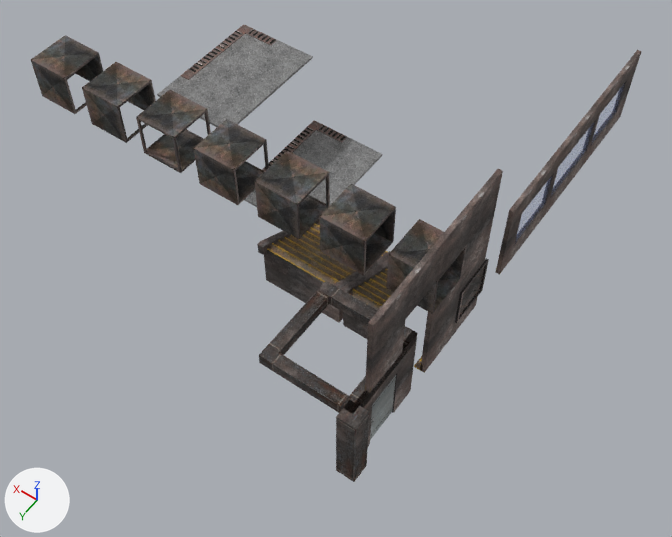
One commit to the glTF model assets/environment/wall_vents_v2.glb: the scene before it, then after it.
Rendered twice from a 50 mm camera at (-8.4, 18.8, 31.4) aimed at (5.8, -1.2, 0.0). The axes (+X, +Y, +Z) are drawn at lower left. The lights are the same throughout. Where no turn or scale is listed for an object, it has been applied to the vertices.

The scene before the commit, as lines of its bpy script (objects in view):
```python
me_cube_011 = bpy.data.meshes.new('Cube.011')
me_cube_011.from_pydata(...)  # 326 vertices, 420 faces; spans x -0.05..0.05, y -0.9..0.9, z -0.9..0.9
me_cube_011.materials.append(mat_texture_atlas)  # picture img_texture_atlas_001
me_cube_016 = bpy.data.meshes.new('Cube.016')
me_cube_016.from_pydata(...)  # a box spanning x -1.0..1.0, y -1.0..1.0, z 3.9..4.0
me_cube_016.materials.append(mat_texture_atlas)  # picture img_texture_atlas_001
me_cube_025 = bpy.data.meshes.new('Cube.025')
me_cube_025.from_pydata(...)  # a box spanning x -1.0..1.0, y -1.0..1.0, z 0.0..0.1
me_cube_025.materials.append(mat_texture_atlas)  # picture img_texture_atlas_001
ob_ceiling_003 = bpy.data.objects.new('Ceiling_003', me_cube_016)
ob_ceiling_003.location = (13.0, -7.0, 0.0)
ob_floor_002 = bpy.data.objects.new('Floor_002', me_cube_025)
ob_floor_002.location = (9.0, -5.0, 0.0)
ob_vent_cover = bpy.data.objects.new('Vent_Cover', me_cube_011)
ob_vent_cover.location = (-0.9, 0.0, 5.0)
# also in view: 'Stairs_Skinny_Long_001' at (3.0, -0.9, 1.2); 'Ceiling_004' at (15.0, -7.0, 3.9); 'Vent_Tri' at (7.0, 0.0, 5.0); 'Wall_Window_001' at (0.1, -7.0, 2.0); 'Vent_Down_002' at (19.0, 0.0, 5.0)
```
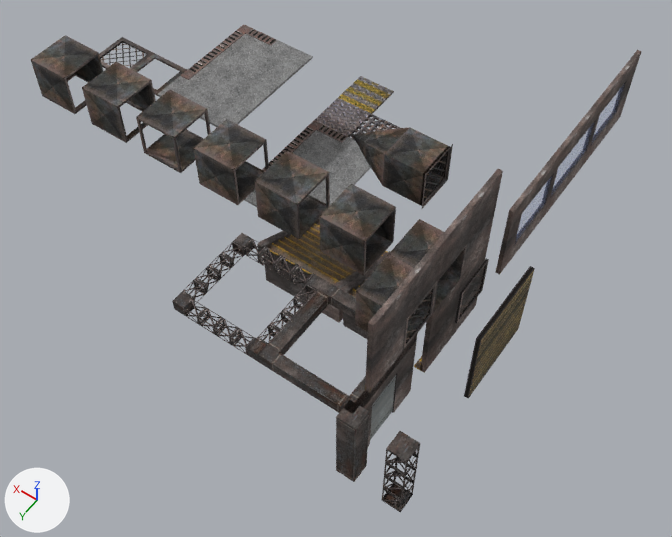
The edits, one by one:
Mesh me_cube_041 is new.
It has 32 vertices, 64 faces and spans x -1.0..1.0, y -1.0..1.0, z 3.9..4.0.
It uses material mat_texture_atlas (picture img_texture_atlas_001).
Mesh me_cube_044 is new.
It has 342 vertices, 452 faces and spans x -1.0..1.0, y -1.0..1.0, z 0.0..2.0.
It uses material mat_texture_atlas (picture img_texture_atlas_001).
Mesh me_cube_039 is new.
It has 353 vertices, 465 faces and spans x -1.0..1.0, y -1.0..1.0, z 3.9..4.0.
It uses material mat_texture_atlas (picture img_texture_atlas_001).
Mesh me_cube_032 is new.
It has 359 vertices, 480 faces and spans x -1.0..3.0, y -1.0..1.0, z 0.0..2.0.
It uses material mat_texture_atlas (picture img_texture_atlas_001).
Mesh me_cube_043 is new.
It has 80 vertices, 176 faces and spans x -1.0..3.0, y -3.0..1.0, z 3.5..4.0.
It uses material mat_texture_atlas (picture img_texture_atlas_001).
Mesh me_cube_040 is new.
It has 20 vertices, 36 faces and spans x -1.4..-0.6, y 0.6..1.4, z 0.0..4.0.
It uses material mat_texture_atlas (picture img_texture_atlas_001).
Mesh me_cube_037 is new.
It is a box spanning x -1.0..1.0, y -1.0..1.0, z 0.0..0.1.
It uses material mat_texture_atlas (picture img_texture_atlas_001).
Mesh me_cube_036 is new.
It is a box spanning x -1.0..1.0, y -1.0..1.0, z 0.0..0.1.
It uses material mat_texture_atlas (picture img_texture_atlas_001).
Mesh me_cube_035 is new.
It is a box spanning x -1.0..1.0, y -1.0..1.0, z 0.0..0.1.
It uses material mat_texture_atlas (picture img_texture_atlas_001).
Mesh me_cube_030 is new.
It is a box spanning x -1.0..-0.8, y -3.0..1.0, z 0.0..4.0.
It uses material mat_texture_atlas (picture img_texture_atlas_001).
Object 'Vent_Down_Cover_Open' (ob_vent_down_cover_open) is new; it shows me_cube_041.
Its location is (17.0, -3.0, 0.0).
Object 'Vent_Tunnel_Closed' (ob_vent_tunnel_closed) is new; it shows me_cube_044.
Its location is (1.0, 2.0, 4.0).
Object 'Vent_Down_Cover_Closed' (ob_vent_down_cover_closed) is new; it shows me_cube_039.
Its location is (19.0, -3.0, 0.0).
Object 'Vent_DeadEnd_Fake' (ob_vent_deadend_fake) is new; it shows me_cube_032.
Its location is (4.0, -4.0, 4.0).
Object 'Ceiling_Trim_002' (ob_ceiling_trim_002) is new; it shows me_cube_043.
Its location is (5.0, 5.0, 0.0).
Object 'Column_002' (ob_column_002) is new; it shows me_cube_040.
Its location is (-1.0, 5.0, 0.0).
Object 'Floor_009' (ob_floor_009) is new; it shows me_cube_037.
Its location is (11.0, -11.0, 0.0).
Object 'Floor_008' (ob_floor_008) is new; it shows me_cube_036.
Its location is (11.0, -9.0, 0.0).
Object 'Floor_007' (ob_floor_007) is new; it shows me_cube_035.
Its location is (9.0, -9.0, 0.0).
Object 'Wall_002' (ob_wall_002) is new; it shows me_cube_030.
Its location is (-1.0, 0.0, 0.0).

Boxes (x1, y1, x2, y2) around the edits, measured in the pictures (672 x 537 px):
'Vent_DeadEnd_Fake', added (black)
    after: (353, 127, 453, 209)
'Ceiling_Trim_002', added
    after: (172, 233, 326, 362)
'Vent_Tunnel_Closed', added
    after: (355, 254, 437, 352)
'Wall_002', added (brown)
    after: (464, 266, 535, 398)
'Column_002', added
    after: (382, 431, 420, 512)
'Floor_008', added
    after: (315, 98, 371, 137)
'Floor_009', added
    after: (338, 76, 394, 114)
'Vent_Down_Cover_Closed', added
    after: (99, 37, 154, 70)
'Floor_007', added
    after: (348, 114, 400, 141)
'Vent_Down_Cover_Open', added
    after: (133, 53, 187, 96)
'Stairs_Skinny_Long_001', unchanged, covered by the edit
    before: (341, 259, 393, 339)
    after: (341, 265, 379, 339)
